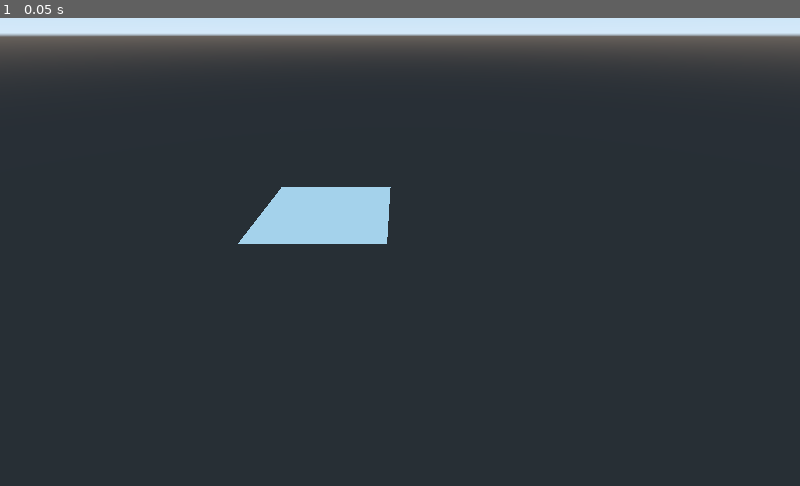
Above: before the commit, frame 1.
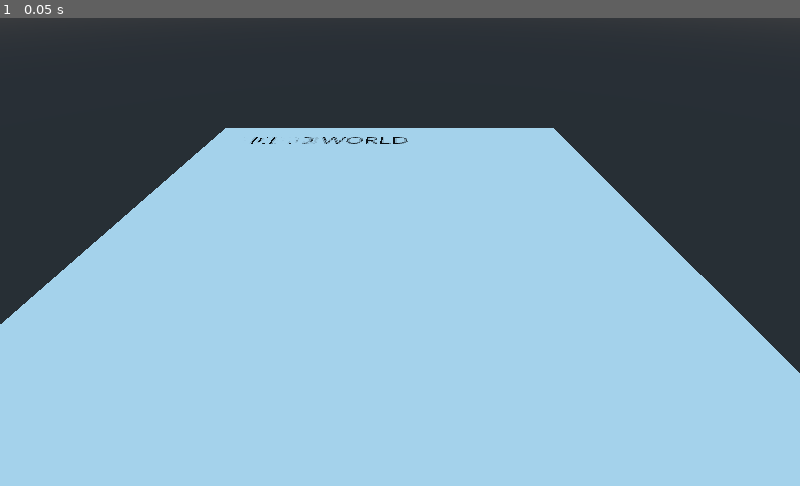
Above: after the commit, the same moment.

Repository: tobiaskluth/HexMap
Game: Godot game, scene res://HexGrid.tscn
Two runs of this game, one before a commit and one after it. Both use one fixed random seed, a clock stepped at 60 frames per second and the inputs below. The project has no main scene, so this scene is started directly.
Inputs:
- Up to frame 1 (0.05 s): no input

The runs differ from the first frame. In frame 1, 69% of the frame differs, in the area x 0-100%, y 0-100%.

Commit message:
WIP Display coordinates

Diff:
--- /dev/null
+++ b/3D_GUI.gd
@@ -0,0 +1,15 @@
+extends Container
+
+export var label_prefab = preload("res://HexCellLabel.tscn")
+
+# Called when the node enters the scene tree for the first time.
+func _ready():
+	pass # Replace with function body.
+
+
+func create_label(var position: Vector3):
+	var label = label_prefab.instance()
+
+	label.text = String(position.x) + " / " + String(position.z)
+
+	add_child(label)
--- /dev/null
+++ b/HexCellLabel.tscn
@@ -0,0 +1,5 @@
+[gd_scene format=2]
+
+[node name="HexCellLabel" type="Label"]
+margin_right = 40.0
+margin_bottom = 14.0
--- a/HexGrid.gd
+++ b/HexGrid.gd
@@ -6,6 +6,8 @@
 export var cell_prefab = preload("res://HexCell.tscn")
 
 var cells: Array
+
+onready var gui_canvas = $'Viewport/3D_GUI'
 
 # Called when the node enters the scene tree for the first time.
 func _ready():
@@ -25,8 +27,8 @@
 	var cell = cell_prefab.instance()
 	cell.transform = Transform.IDENTITY.translated(position)
 
-	print(cell.transform)
-	print(position)
 	add_child(cell)
 
+	gui_canvas.create_label(position)
+
 	return cell
--- a/HexGrid.tscn
+++ b/HexGrid.tscn
@@ -1,10 +1,49 @@
-[gd_scene load_steps=2 format=2]
+[gd_scene load_steps=6 format=2]
 
 [ext_resource path="res://HexGrid.gd" type="Script" id=1]
+[ext_resource path="res://3D_GUI.gd" type="Script" id=2]
+
+[sub_resource type="PlaneMesh" id=1]
+
+[sub_resource type="ViewportTexture" id=2]
+viewport_path = NodePath("Viewport")
+
+[sub_resource type="SpatialMaterial" id=3]
+resource_local_to_scene = true
+flags_transparent = true
+albedo_texture = SubResource( 2 )
 
 [node name="HexGrid" type="Spatial"]
 script = ExtResource( 1 )
 
 [node name="Camera" type="Camera" parent="."]
-transform = Transform( 1, 0, 0, 0, 0.838499, 0.544903, 0, -0.544903, 0.838499, 12.0395, 14.0849, 33.7821 )
+transform = Transform( 1, 0, 0, 0, 0.770958, 0.636886, 0, -0.636886, 0.770958, 5.38933, 4.2979, 11.3799 )
 current = true
+
+[node name="Viewport" type="Viewport" parent="."]
+size = Vector2( 200, 200 )
+transparent_bg = true
+hdr = false
+usage = 0
+render_target_v_flip = true
+render_target_update_mode = 3
+
+[node name="3D_GUI" type="Container" parent="Viewport"]
+margin_right = 40.0
+margin_bottom = 40.0
+size_flags_horizontal = 3
+size_flags_vertical = 3
+script = ExtResource( 2 )
+
+[node name="Label" type="Label" parent="Viewport/3D_GUI"]
+margin_right = 40.0
+margin_bottom = 14.0
+custom_colors/font_color = Color( 0, 0, 0, 1 )
+text = "HELLO WORLD"
+align = 1
+valign = 1
+
+[node name="MeshInstance" type="MeshInstance" parent="."]
+transform = Transform( 6, 0, 0, 0, 1, 0, 0, 0, 6, 6, 0.05, 6 )
+mesh = SubResource( 1 )
+material/0 = SubResource( 3 )
